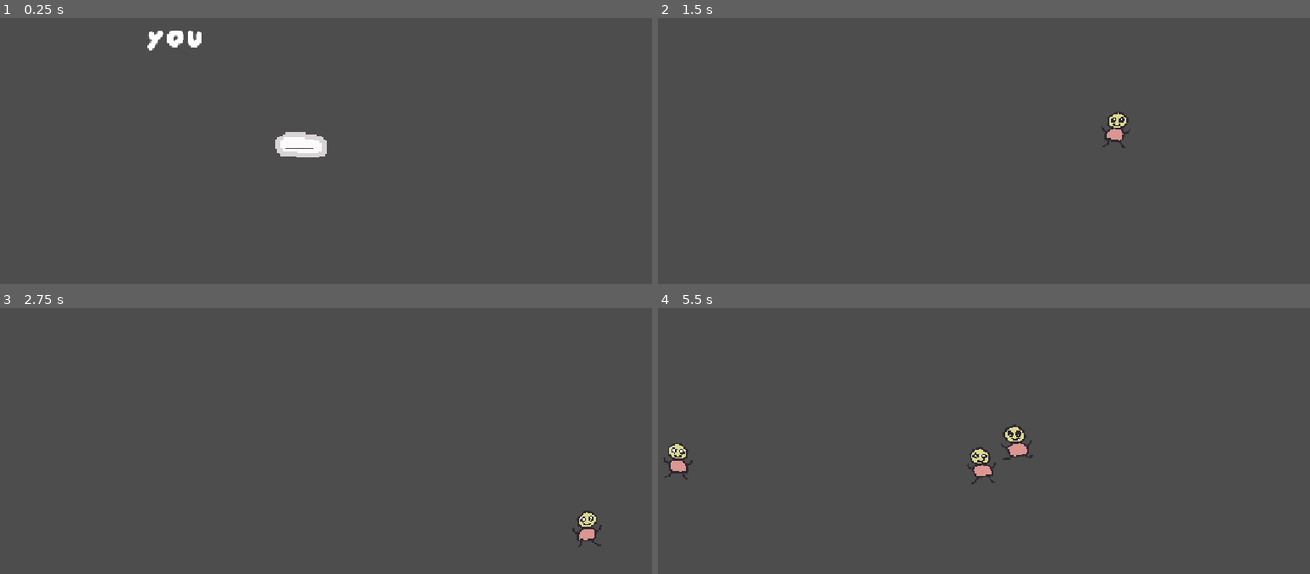
Above: before the commit, frames 1-4 (two rows, left to right).
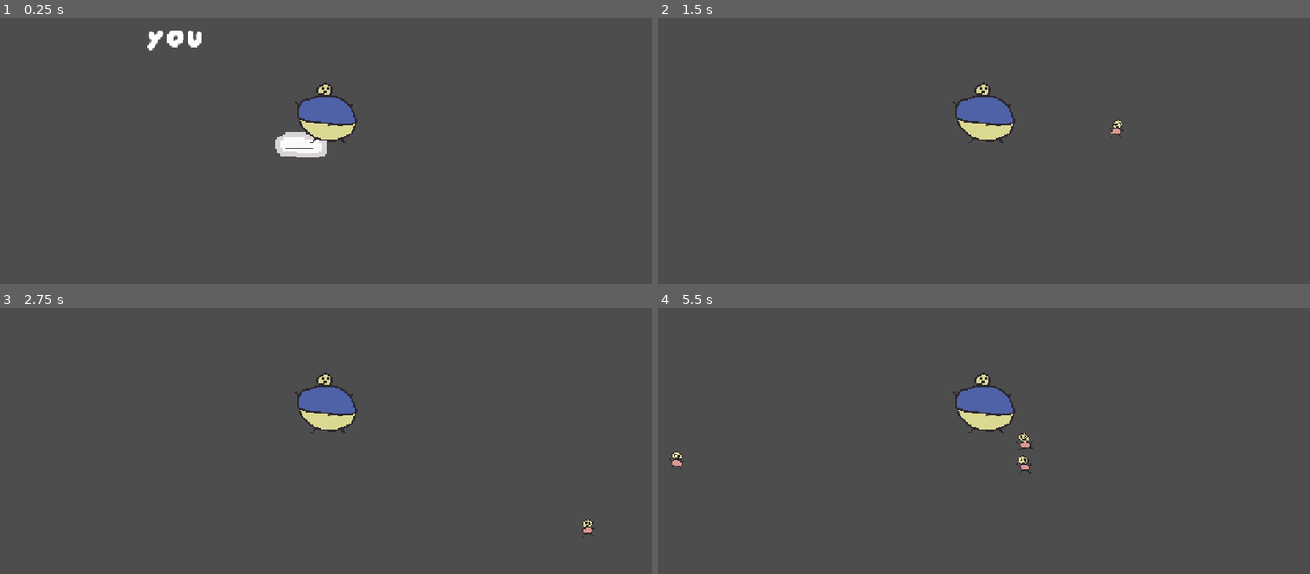
Above: after the commit, the same moments.

Repository: Loekiboy/a-little-guy-game-jam
Game: Godot game, scene res://main.tscn
Same seed, same stepped clock (60 frames per second), same inputs: the game is played once before the commit and once after it.
Inputs (mouse positions are in pixels of both pictures, inside the frame that each line leads up to):
- Up to frame 1 (0.25 s): no input
- Up to frame 2 (1.5 s): tap Enter (ui_accept) at 0.5, 0.77 s; move the mouse to (1010, 68) at 0.52 s; hold Right (right) 0.53-1.28 s; tap Alt at 0.6 s; click (1010, 68) at 0.67 s; move the mouse to (834, 113) at 1.27 s; hold Down (down) from 1.28 s (still down); tap Shift at 1.35 s
- Up to frame 3 (2.75 s): tap Enter (ui_accept) at 1.52 s; move the mouse to (outside the picture) at 2.02 s; release Down (down) at 2.03 s; hold Right (right) from 2.03 s (still down); tap Alt at 2.1 s
- Up to frame 4 (5.5 s): move the mouse to (938, 459) at 2.77 s; release Right (right) at 2.78 s; hold Up (up) 2.78-3.53 s; tap Shift at 2.85, 4.35 s; click (938, 459) at 2.92 s; tap Enter (ui_accept) at 3.02, 3.77, 4.52 s; move the mouse to (1173, 441) at 3.52 s; hold A (left) 3.53-5.03 s; tap Alt at 3.6, 5.1 s; move the mouse to (768, 326) at 4.27 s; move the mouse to (1003, 385) at 5.02 s; hold Down (down) from 5.03 s (still down); click (1003, 385) at 5.17 s

The runs differ from the first frame. In frame 1, 1.4% of the frame differs, in the area x 45-55%, y 24-47%; in frame 2, 1.7%; in frame 3, 1.7%; in frame 4, 2.5%, in the area x 0-58%, y 24-67%.

Commit message:
added big guy sprite

Diff:
--- a/main.tscn
+++ b/main.tscn
@@ -6,6 +6,7 @@
 [ext_resource type="Script" uid="uid://dtyrxlqdu0rvu" path="res://scripts/rich_text_label.gd" id="2_0xm2m"]
 [ext_resource type="PackedScene" uid="uid://disf2l51ydbuu" path="res://player.tscn" id="2_272bh"]
 [ext_resource type="Texture2D" uid="uid://di5fvfyym2hhp" path="res://assets/space-Sheet.png" id="3_h2yge"]
+[ext_resource type="Texture2D" uid="uid://dmwulqufxitjw" path="res://assets/big-guy.png" id="7_272bh"]
 
 [sub_resource type="AtlasTexture" id="AtlasTexture_1bvp3"]
 atlas = ExtResource("3_h2yge")
@@ -28,6 +29,9 @@
 "name": &"default",
 "speed": 5.0
 }]
+
+[sub_resource type="RectangleShape2D" id="RectangleShape2D_l74px"]
+size = Vector2(108, 104)
 
 [node name="Node2D" type="Node2D" unique_id=1845390978]
 script = ExtResource("1_7mycd")
@@ -54,3 +58,13 @@
 [node name="AnimatedSprite2D" type="AnimatedSprite2D" parent="start-text" unique_id=1483420392]
 sprite_frames = SubResource("SpriteFrames_xl74u")
 autoplay = "default"
+
+[node name="CharacterBody2D" type="CharacterBody2D" parent="." unique_id=315702206]
+position = Vector2(598, 344)
+
+[node name="Sprite2D" type="Sprite2D" parent="CharacterBody2D" unique_id=1468765511]
+texture = ExtResource("7_272bh")
+
+[node name="CollisionShape2D" type="CollisionShape2D" parent="CharacterBody2D" unique_id=965423675]
+position = Vector2(0, 12)
+shape = SubResource("RectangleShape2D_l74px")
--- a/player.tscn
+++ b/player.tscn
@@ -45,6 +45,7 @@
 script = ExtResource("1_i3pqv")
 
 [node name="CharacterBody2D" type="CharacterBody2D" parent="." unique_id=388879579]
+scale = Vector2(0.5, 0.5)
 script = ExtResource("1_onrkg")
 
 [node name="CollisionShape2D" type="CollisionShape2D" parent="CharacterBody2D" unique_id=1615846357]
Binary file added: assets/asesprite/big-guy.aseprite
Binary file added: assets/big-guy.png
Not shown, added: assets/big-guy.png.import
